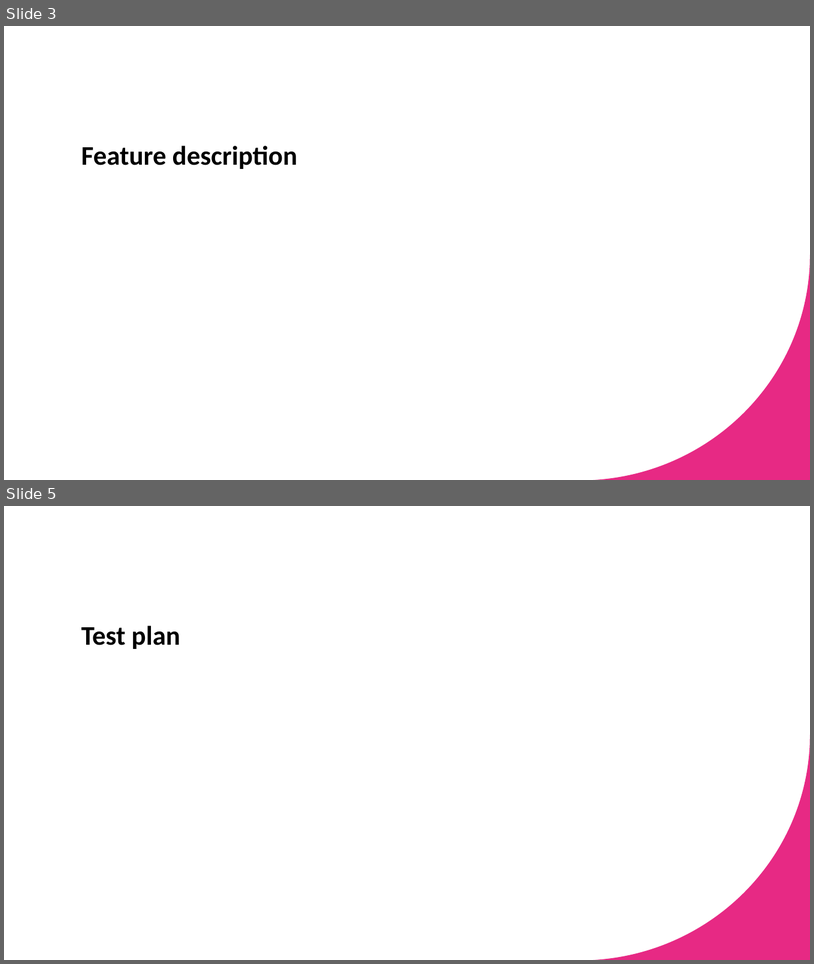
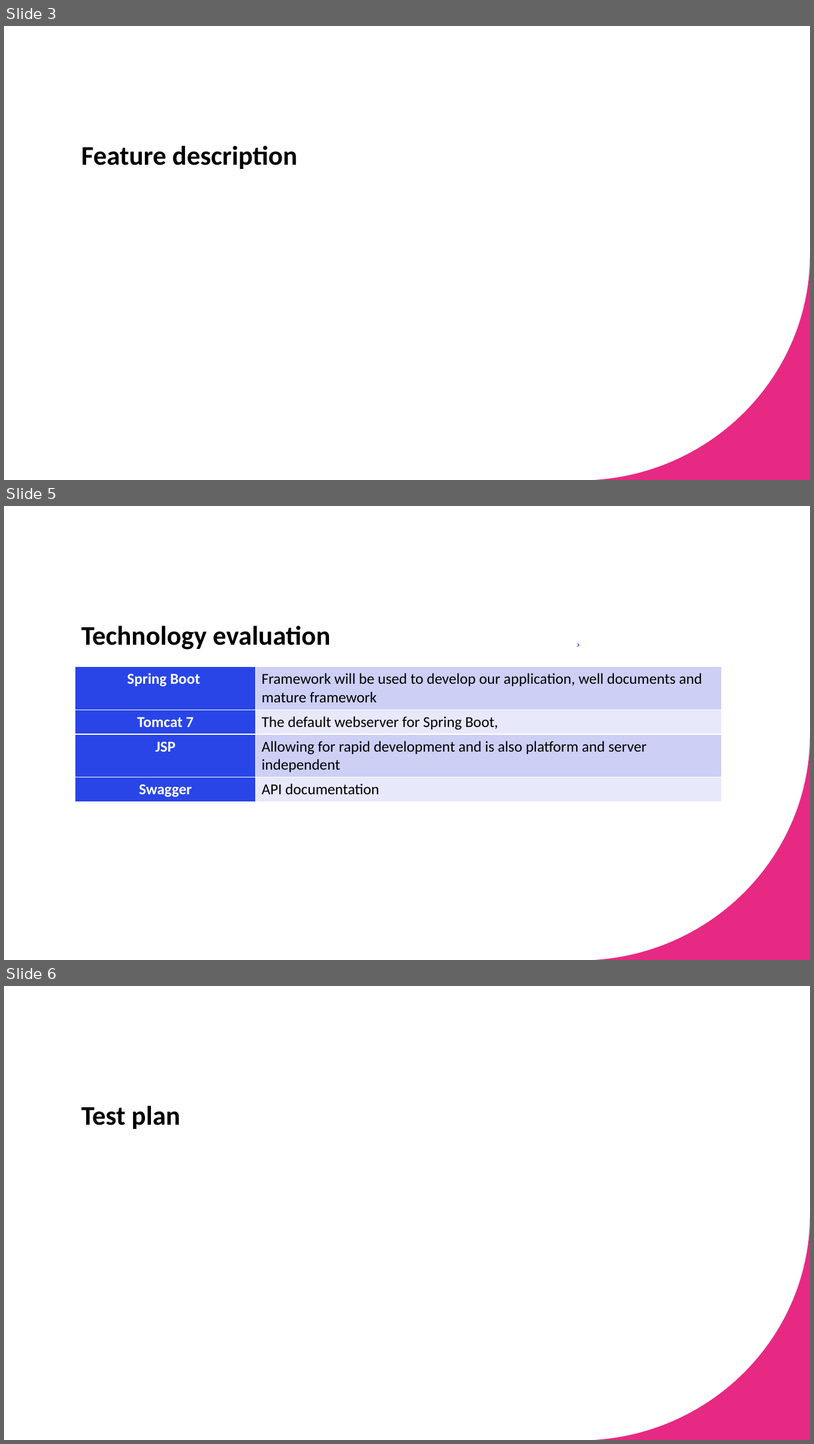
Before and after one commit to navjit80/PortAppA, a slide deck: documentation/Sprint2_PAA.pptx. Shown one above the other, each under a label of ours: slides 3 and 5 before the commit, slides 3, 5 and 6 after it; the slides between them are not shown. The pictures are 814x964 and 814x1444 pixels, drawn with LibreOffice and Linux fonts; fonts in the diff are those of the drawing. Boxes give left, top, right and bottom in pixels: in the first picture for what was removed or moved away, otherwise in the second. Text is boxed around its words. In the diff, an @@ line names an element or a change of style, - is before the commit and + after.

Commit message:
Added swager to the technology evaluation

```diff
--- a/documentation/Sprint2_PAA.pptx
+++ b/documentation/Sprint2_PAA.pptx
@@ slide 5 added at <box>4,506,810,960</box>, background #FFFFFF; not listed: 1 template element that a slide beside it also shows @@
@@ title added at <box>81,625,330,649</box>, 32 pt, text #000000, bold @@
+Technology evaluation
@@ right brace added at <box>577,643,580,646</box>, outline #2945E7 0.5 pt @@
@@ table added at <box>75,666,722,800</box>, 4 rows, 2 columns @@
+Spring Boot | Framework will be used to develop our application, well documents and mature framework
+Tomcat 7 | The default webserver for Spring Boot,
+JSP | Allowing for rapid development and is also platform and server independent
+Swagger | API documentation
@@ what was slide 5 is now slide 6 @@
```
Also in this commit, not shown: 1 slide changed.
